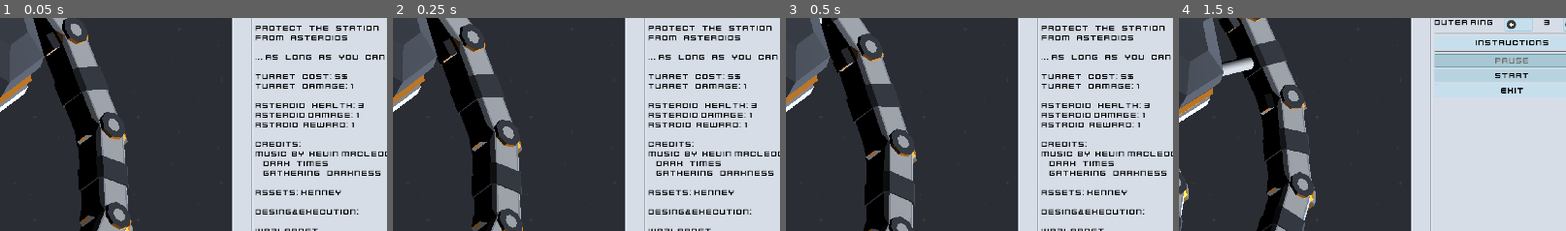
Above: before the commit, frames 1-4 (left to right).
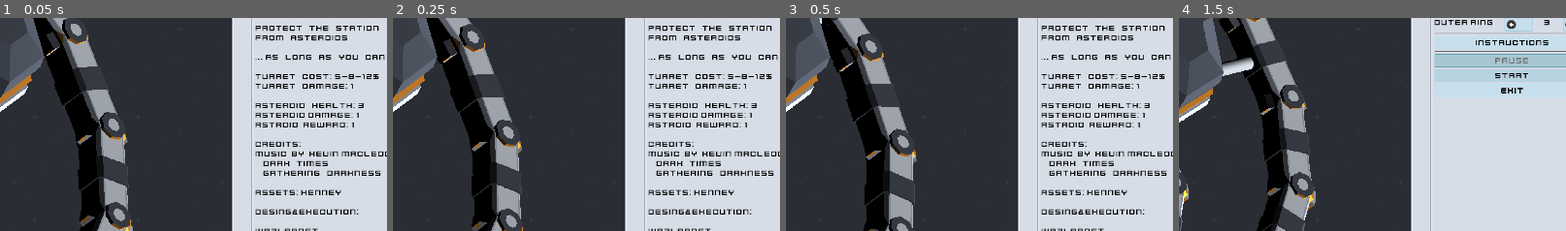
Above: after the commit, the same moments.

Repository: Wrzlprnft/ProtectPortPolyPls
Game: Godot game, scene res://scenes/Main.tscn
Two runs of this game, one before a commit and one after it. Both use one fixed random seed, a clock stepped at 60 frames per second and the inputs below.
Inputs:
- Up to frame 1 (0.05 s): no input
- Up to frame 2 (0.25 s): no input
- Up to frame 3 (0.5 s): no input
- Up to frame 4 (1.5 s): click "Game" at 0.5 s; click "Start" at 1.25 s
The pictures show only the part of the screen within x 45-95%, y 30-80%; the shares and areas given below are measured in that part.

The runs differ from the first frame. In frame 1, 0.1% of the frame differs, in the area x 88-98%, y 26-29%; in frame 2, 0.1%; in frame 3, 0.1%; in frame 4, nothing differs.

Commit message:
jam submission state

Diff:
--- a/scenes/Main.tscn
+++ b/scenes/Main.tscn
@@ -235,7 +235,7 @@
 
 ... as   long   as   you   can!
 
-Turret   Cost: 5$
+Turret   Cost: 5-8-12$
 Turret   Damage: 1
 
 Asteroid   Health: 3
--- a/scripts/Events.gd
+++ b/scripts/Events.gd
@@ -3,7 +3,7 @@
 signal change_health(newHealth)
 
 signal change_currency(delta)
-signal currency_changed(newValue)
+signal currency_changed(newValue,ring_id)
 
 signal start_game()
 signal game_started()
--- a/scripts/Main.gd
+++ b/scripts/Main.gd
@@ -38,7 +38,7 @@
 
 func set_currency(newValue):
 	currency = newValue
-	Events.emit_signal("currency_changed",currency)
+	Events.emit_signal("currency_changed",currency,tracked_ring_id)
 
 func change_currency(delta):
 	set_currency(currency + delta)
@@ -83,6 +83,7 @@
 func _process(delta):
 	if mount_tracking and tracked_mount:
 		var pos = tracked_mount.to_global(Vector3.ZERO)
+		Events.emit_signal("currency_changed",currency,tracked_ring_id)
 		Events.emit_signal("mount_positon",pos)
 	if running:
 		time += delta
--- a/scripts/MenuBar.gd
+++ b/scripts/MenuBar.gd
@@ -33,7 +33,7 @@
 	var time = "%.1f" % value
 	$VBoxContainer2/TabContainer/Buttons/VBoxContainer/Timebox/Value.bbcode_text = "[right]"+ time +"[/right]"
 
-func update_currency(value) -> void:
+func update_currency(value,dummy) -> void:
 	$VBoxContainer2/TabContainer/Buttons/VBoxContainer/Creditbox/Value.bbcode_text = "[right]" + str(value) + "$[/right]"
 
 func speed1_changed(value) -> void:
--- a/scripts/MeteorDeath.gd
+++ b/scripts/MeteorDeath.gd
@@ -11,7 +11,6 @@
 	play()
 	yield(self,"finished")
 	get_parent().remove_child(self)
-	print("sound dead")
 	queue_free()
 
 
--- a/scripts/ViewportContainer.gd
+++ b/scripts/ViewportContainer.gd
@@ -37,11 +37,23 @@
 	$Viewport/Camera/AnimationPlayer.play_backwards("camera pan")
 	hide_turret_menu()
 
-func update_currency(value) -> void:
-	if value < 5:
-		$NinePatchRect/Button.disabled = true
-	else:
-		$NinePatchRect/Button.disabled = false
+func update_currency(value,ring_id) -> void:
+	match ring_id:
+		1:
+			if value < 12:
+				$NinePatchRect/Button.disabled = true
+			else:
+				$NinePatchRect/Button.disabled = false
+		2:
+			if value < 8:
+				$NinePatchRect/Button.disabled = true
+			else:
+				$NinePatchRect/Button.disabled = false
+		3:
+			if value < 5:
+				$NinePatchRect/Button.disabled = true
+			else:
+				$NinePatchRect/Button.disabled = false
 
 
 func _on_Button_pressed():
